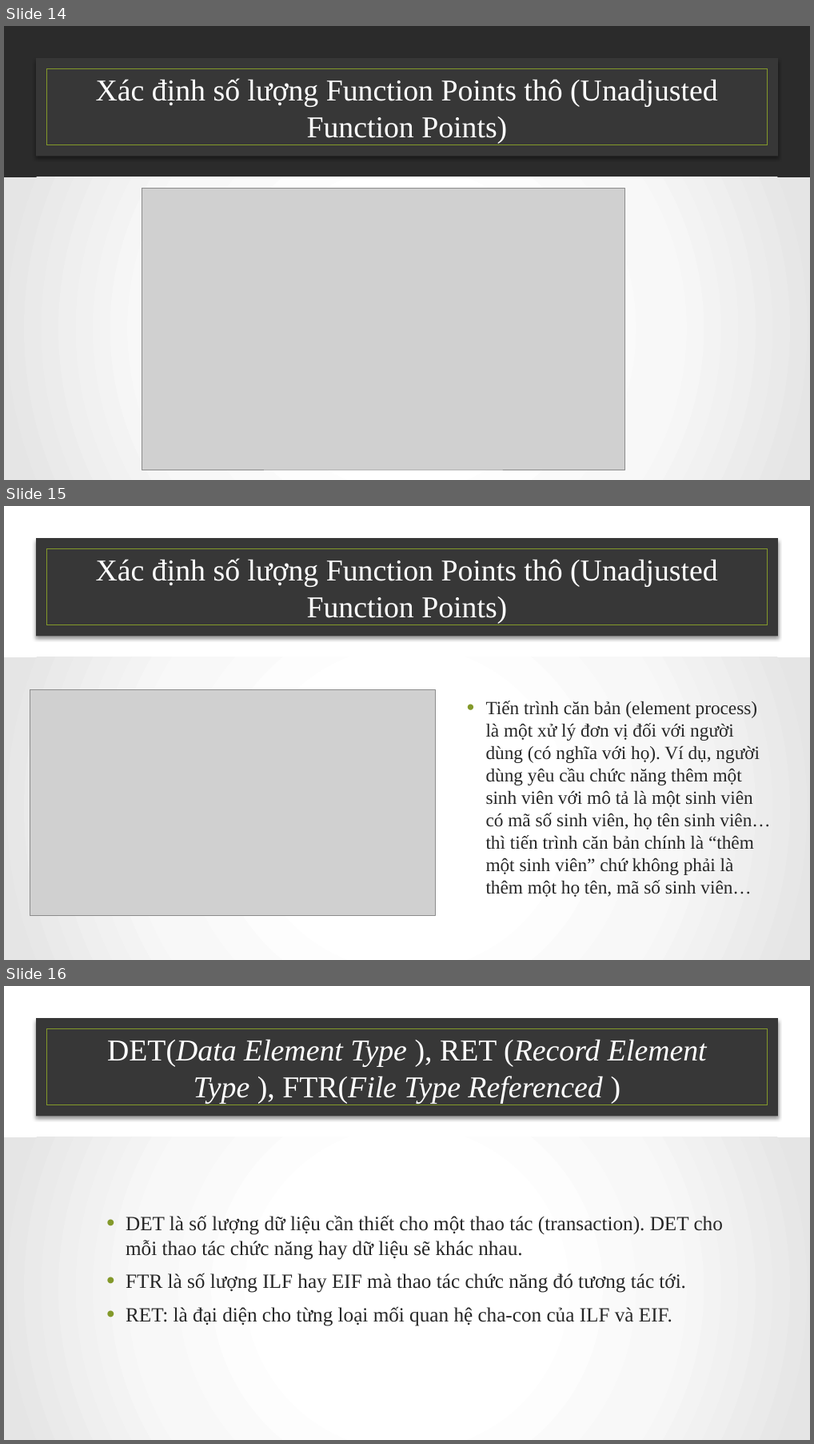
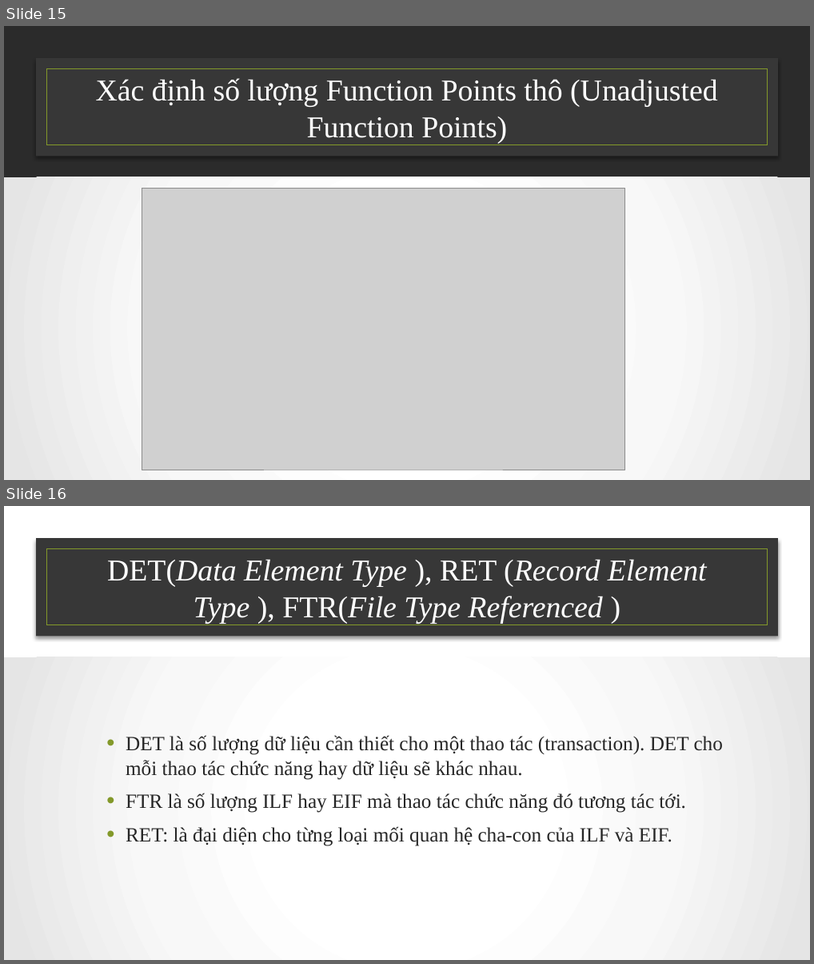
Before and after one commit to NamBang/CEMEM, a slide deck: Funciton-Point .pptx. Shown one above the other, each under a label of ours: slides 14, 15 and 16 before the commit, slides 15 and 16 after it. The pictures are 814x1444 and 814x964 pixels, drawn with LibreOffice and Linux fonts; fonts in the diff are those of the drawing; grey boxes stand for pictures; background and template pictures are left out; a plain dark background stands for a picture behind light text. Boxes give left, top, right and bottom in pixels: in the first picture for what was removed or moved away, otherwise in the second. Text is boxed around its words. In the diff, an @@ line names an element or a change of style, - is before the commit and + after.

```diff
--- a/Funciton-Point .pptx
+++ b/Funciton-Point .pptx
@@ slide 15 removed at (x1=4, y1=506, x2=810, y2=960), background picture (left out) @@
@@ rectangle removed at (x1=36, y1=538, x2=778, y2=636) @@
@@ rectangle removed at (x1=47, y1=549, x2=767, y2=625) @@
@@ title removed at (x1=96, y1=558, x2=718, y2=623) @@
-Xác định số lượng Function Points thô (Unadjusted Function Points)
@@ rectangle removed at (x1=4, y1=657, x2=810, y2=960) @@
@@ picture removed at (x1=30, y1=690, x2=435, y2=916) @@
@@ text removed at (x1=486, y1=700, x2=770, y2=896) @@
-• Tiến trình căn bản (element process) là một xử lý đơn vị đối với người dùng (có nghĩa với họ). Ví dụ, người dùng yêu cầu chức năng thêm một sinh viên với mô tả là một sinh viên có mã số sinh viên, họ tên sinh viên… thì tiến trình căn bản chính là “thêm một sinh viên” chứ không phải là thêm một họ tên, mã số sinh viên…
@@ what was slide 14 is now slide 15 @@
```
Also in this commit, not shown: 11 slides changed, 4 slides added.
